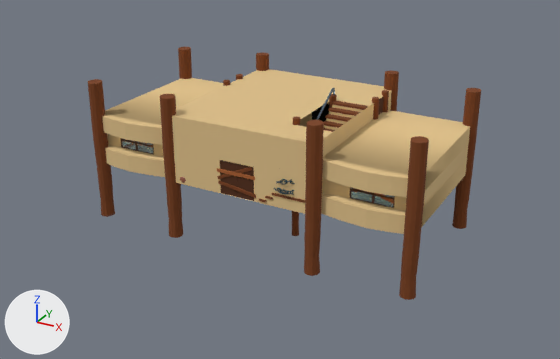
The FBX model joguinho legal/Assets/Objetos 3D/Casarao/casarao1andar.fbx as it was, and as the next commit left it.
Rendered twice from a 50 mm lens placed at (7.62, -14.08, 5.9), pointed at (-0.09, -0.06, -1.11). The lights are fixed; the arrows at lower left show +X, +Y and +Z.
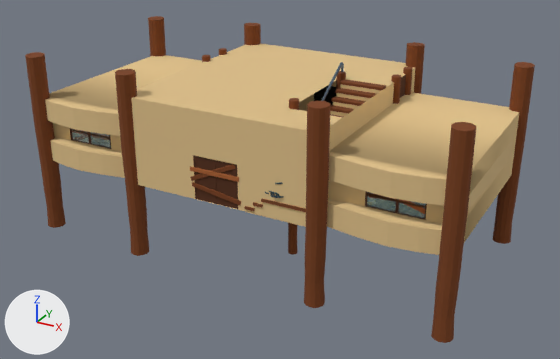
The change, as a list of edits to the scene's bpy script:
```text
Change mat_material_002:
    mat_material_002.base_color: (0.392, 0.114, 0.0273) -> (0.525, 0.8, 0.8)  # brown #a85f2e -> cyan #c0e7e7
Change me_cube_056:
    where me_cube_056.from_pydata(...)  # 408 vertices, 408 faces; spans x -1.85..1.85, y -1.0..0.76, z -1.0..0.5
    remove me_cube_056.materials.append(mat_material_024)  # cyan #c0e7e7
    add me_cube_056.materials.append(mat_material_002)  # cyan #c0e7e7
Change ob_cube_003:
    ob_cube_003.location: (1.34, -1.21, -0.39) -> (1.49, -1.36, -0.34)
    ob_cube_003.scale: (0.0777, 0.36, 0.0773) -> (0.101, 0.466, 0.1)
Change ob_cylinder_008:
    ob_cylinder_008.location: (1.74, 0.84, -1.61) -> (2.01, 1.28, -1.92)
    ob_cylinder_008.scale: (0.0777, 0.0777, 0.146) -> (0.101, 0.101, 0.189)
Change ob_cylinder_026:
    ob_cylinder_026.location: (1.66, -1.93, -1.86) -> (1.91, -2.3, -2.24)
    ob_cylinder_026.scale: (0.16, 0.16, 0.178) -> (0.207, 0.207, 0.23)
Change ob_torus_001:
    ob_torus_001.location: (1.09, -1.66, -0.25) -> (1.08, -1.95, -0.17)
Change ob_cylinder_002:
    ob_cylinder_002.location: (3.65, -1.84, -1.86) -> (4.48, -2.18, -2.24)
    ob_cylinder_002.scale: (0.16, 0.16, 0.178) -> (0.207, 0.207, 0.23)
Change ob_cylinder_007:
    ob_cylinder_007.location: (0.91, 0.47, -1.57) -> (0.93, 0.81, -1.87)
    ob_cylinder_007.scale: (0.0777, 0.0777, 0.146) -> (0.101, 0.101, 0.189)
Change ob_cylinder_034:
    ob_cylinder_034.location: (-1.74, 0.4, -1.61) -> (-2.5, 0.72, -1.92)
    ob_cylinder_034.scale: (0.0777, 0.0777, 0.146) -> (0.101, 0.101, 0.189)
Change ob_cylinder_003:
    ob_cylinder_003.location: (0.91, -1.21, -1.57) -> (0.93, -1.37, -1.87)
    ob_cylinder_003.scale: (0.0777, 0.0777, 0.146) -> (0.101, 0.101, 0.189)
Change ob_cylinder_035:
    ob_cylinder_035.location: (-1.74, 0.95, -1.61) -> (-2.5, 1.43, -1.92)
    ob_cylinder_035.scale: (0.0777, 0.0777, 0.146) -> (0.101, 0.101, 0.189)
Change ob_cube_001:
    ob_cube_001.location: (0.0, 0.0, 0.0) -> (-0.24, 0.2, 0.17)
    ob_cube_001.scale: (2.0, 2.0, 0.741) -> (2.59, 2.59, 0.96)
Change ob_cube_013:
    ob_cube_013.location: (0.03, -2.0, -0.52) -> (-0.2, -2.39, -0.5)
    ob_cube_013.scale: (0.426, 0.22, 0.249) -> (0.552, 0.285, 0.323)
Change ob_cylinder_004:
    ob_cylinder_004.location: (3.65, 1.48, -1.86) -> (4.48, 2.11, -2.24)
    ob_cylinder_004.scale: (0.16, 0.16, 0.178) -> (0.207, 0.207, 0.23)
Change ob_cube_002:
    ob_cube_002.location: (1.34, -1.37, -0.46) -> (1.49, -1.58, -0.43)
    ob_cube_002.scale: (0.401, 0.236, 0.0206) -> (0.52, 0.306, 0.0266)
Change ob_cube:
    ob_cube.location: (0.0, 0.0, 0.0) -> (-0.24, 0.2, 0.17)
    ob_cube.scale: (2.0, 2.0, 0.741) -> (2.59, 2.59, 0.96)
Change ob_cylinder_010:
    ob_cylinder_010.location: (1.74, 1.39, -1.61) -> (2.01, 2.0, -1.92)
    ob_cylinder_010.scale: (0.0777, 0.0777, 0.146) -> (0.101, 0.101, 0.189)
```

What differs and where, as boxes (x1, y1, x2, y2) in the pictures (560 x 359 px):
'Cube.001', recoloured, moved, rescaled (29% wider, 28% taller)
    before: (102, 78, 470, 234)
    after: (45, 55, 519, 255)
'Cube', moved, rescaled (29% wider, 27% taller)
    before: (172, 69, 392, 213)
    after: (131, 43, 415, 226)
'Cylinder.002', moved, rescaled (32% wider, 32% taller)
    before: (88, 79, 429, 300)
    after: (25, 52, 476, 343)
'Cylinder.026', moved, rescaled (30% wider, 27% taller)
    before: (160, 52, 399, 276)
    after: (115, 23, 425, 308)
'Cylinder.004', moved, rescaled (28% wider, 25% taller)
    before: (178, 47, 481, 229)
    after: (148, 16, 535, 244)
'Cube.003', moved, rescaled (30% wider, 31% taller)
    before: (259, 101, 367, 214)
    after: (245, 79, 386, 227)
'Cylinder.003', moved, rescaled (33% wider, 32% taller)
    before: (292, 117, 300, 236)
    after: (288, 98, 299, 255)
'Cube.013', moved, rescaled (28% wider, 32% taller)
    before: (218, 180, 256, 198)
    after: (192, 182, 241, 206)
'Cube.020', recoloured
    both: (190, 166, 255, 182)
'Cylinder.008', moved, rescaled (38% wider, 25% taller)
    before: (372, 97, 379, 120)
    after: (391, 75, 401, 104)
'Cylinder.010', moved, rescaled (38% wider, 26% taller)
    before: (382, 90, 389, 112)
    after: (403, 67, 413, 95)
'Cube.002', moved, rescaled (20% wider, 21% taller)
    before: (316, 88, 335, 120)
    after: (321, 62, 344, 101)
'Cylinder.007', moved, rescaled
    before: (329, 94, 337, 108)
    after: (336, 71, 346, 94)
'Cube.037', recoloured
    both: (371, 192, 425, 214)
'Cylinder.034', moved, rescaled
    before: (223, 80, 230, 86)
    after: (202, 55, 211, 62)
'Cylinder.035', moved, rescaled
    before: (236, 74, 243, 80)
    after: (219, 48, 227, 55)
'Torus.001', moved (not visible afterwards)
    before: (276, 179, 295, 185)
